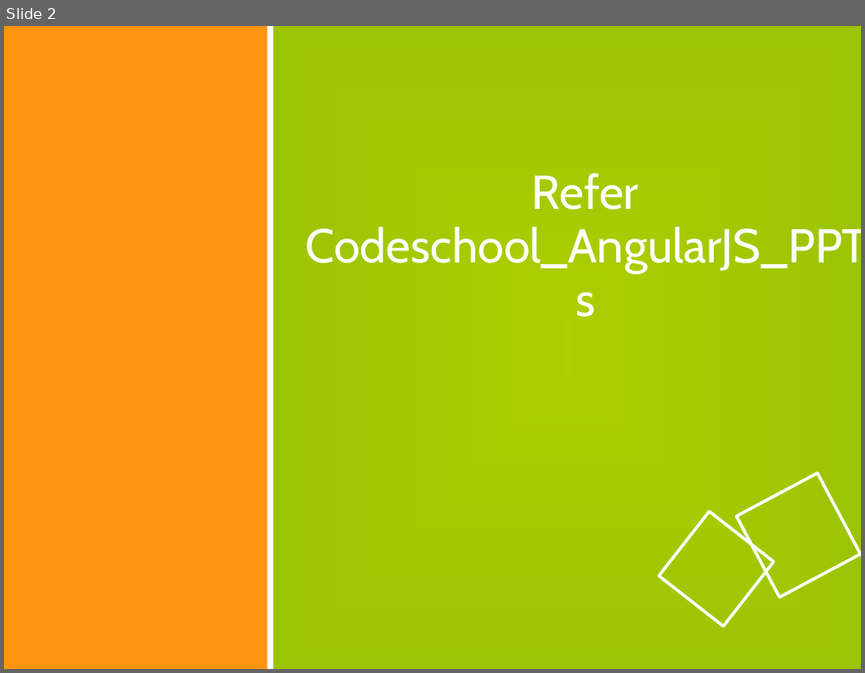
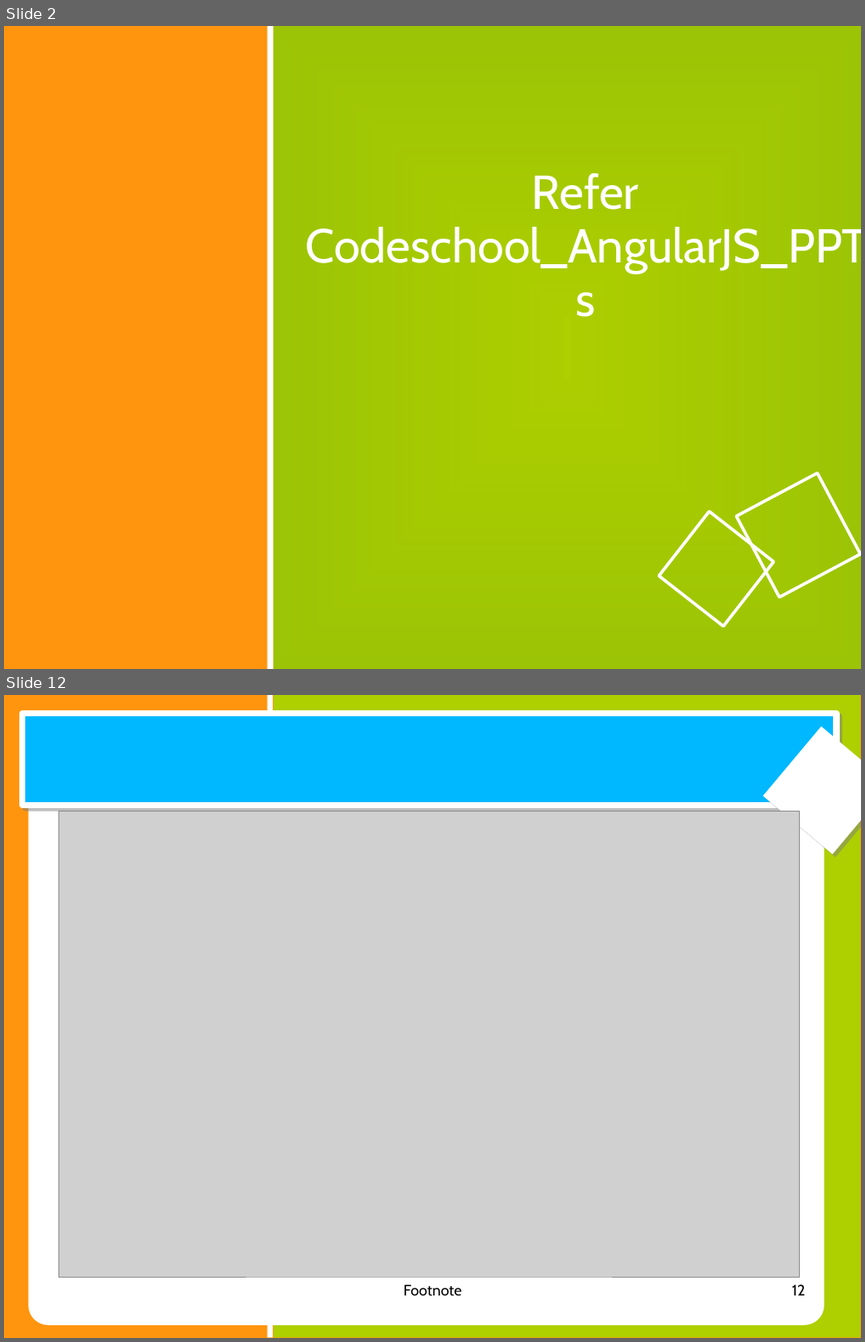
Before and after one commit to shikha-desai/Internship_PreWork, a slide deck: Web Development/AngularJS/AngularJS_Notes.ppt. Shown one above the other, each under a label of ours: slide 2 before the commit, slides 2 and 12 after it; the slides between them are not shown. The pictures are 865x673 and 865x1342 pixels, drawn with LibreOffice and Linux fonts; fonts in the diff are those of the drawing; grey boxes stand for pictures. Boxes give left, top, right and bottom in pixels: in the first picture for what was removed or moved away, otherwise in the second. Text is boxed around its words. In the diff, an @@ line names an element or a change of style, - is before the commit and + after.

```diff
--- a/Web Development/AngularJS/AngularJS_Notes.ppt
+++ b/Web Development/AngularJS/AngularJS_Notes.ppt
@@ slide 12 added at (4, 695, 861, 1338), background #FF950E @@
@@ rectangle added at (23, 714, 837, 805), fill #00B8FF, outline #FFFFFF 5.67 pt @@
@@ rectangle added at (268, 695, 273, 1338), fill #FFFFFF @@
@@ rectangle added at (273, 695, 861, 1338), fill #AECF00 @@
@@ rectangle added at (763, 726, 861, 854), fill #FFFFFF @@
@@ rounded rectangle added at (28, 787, 824, 1325), fill #FFFFFF @@
@@ picture added at (59, 811, 800, 1276) @@
@@ text added at (404, 1284, 462, 1296), 14 pt, text #000000 @@
+Footnote
@@ page number added at (792, 1284, 806, 1295), 14 pt, text #000000 @@
+12
```
Also in this commit, not shown: 1 slide changed, 2 other slides added, 1 other file.
